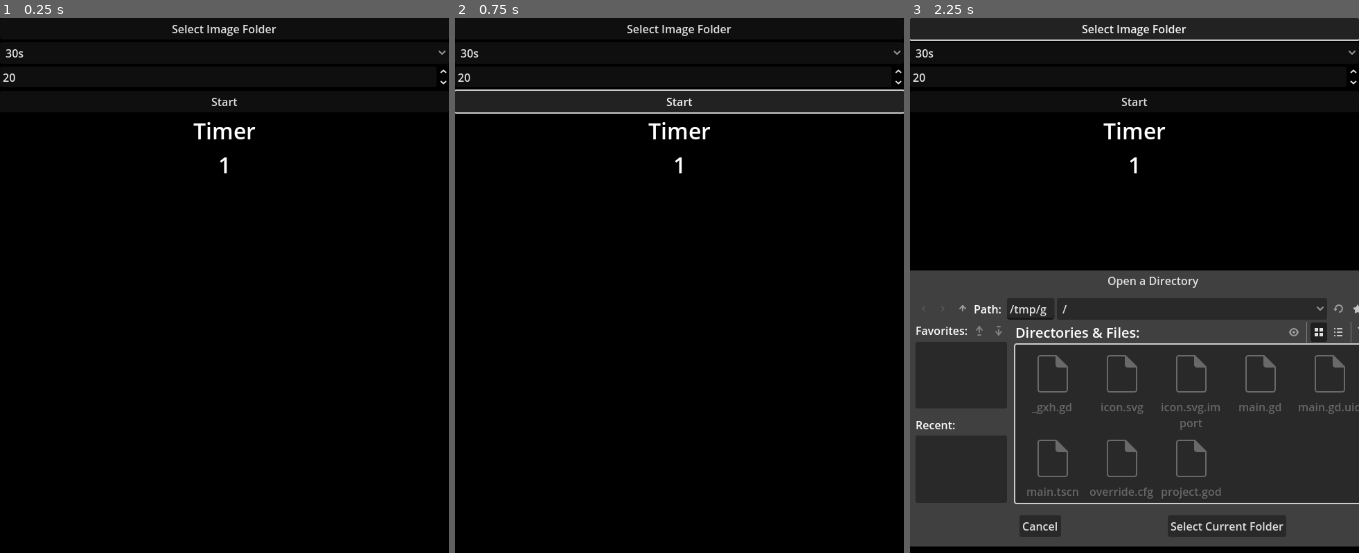
Above: before the commit, frames 1-3 (left to right).
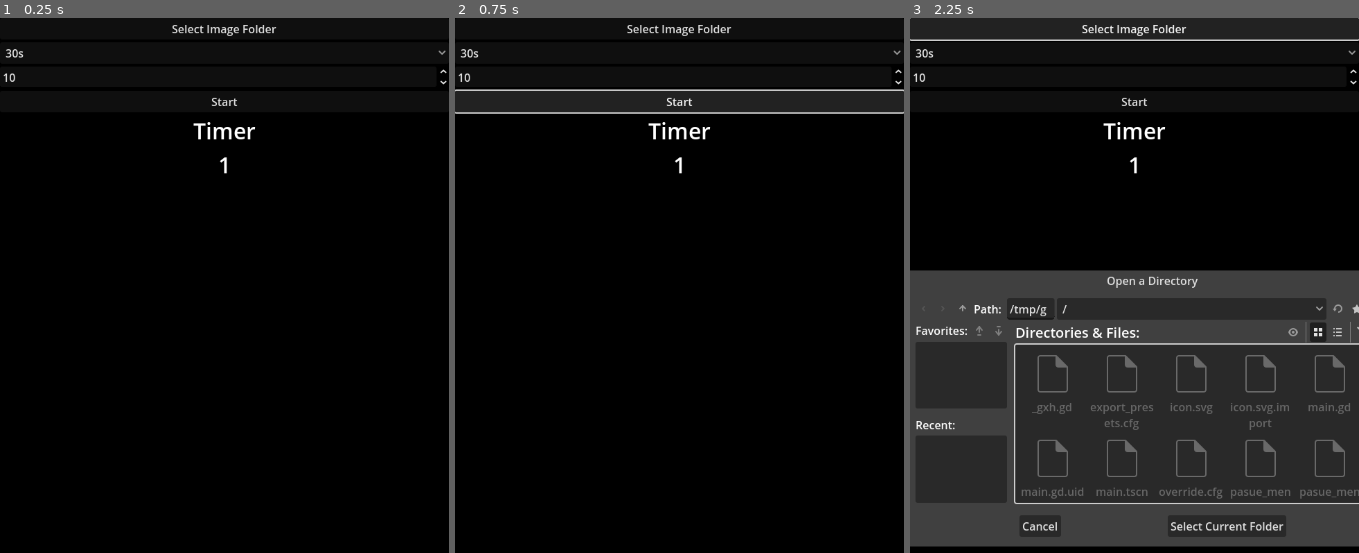
Above: after the commit, the same moments.

Repository: Starkip/Gesture-Drawing-App
Game: Godot game, scene res://main.tscn
Two runs of this game, one before a commit and one after it. Both use one fixed random seed, a clock stepped at 60 frames per second and the inputs below.
Inputs:
- Up to frame 1 (0.25 s): no input
- Up to frame 2 (0.75 s): click "Start" at 0.5 s
- Up to frame 3 (2.25 s): click "Start" at 1.25 s; click "Select Image Folder" at 2 s

The runs differ from the first frame. In frame 1, less than 0.1% of the frame differs, in the area x 0-3%, y 10-12%; in frame 2, less than 0.1%; in frame 3, 1.3%, in the area x 0-100%, y 10-90%.

Commit message:
Timer fix and pause

Diff:
--- a/main.tscn
+++ b/main.tscn
@@ -1,9 +1,12 @@
-[gd_scene load_steps=2 format=3 uid="uid://cqow47bch5ocs"]
+[gd_scene load_steps=3 format=3 uid="uid://cqow47bch5ocs"]
 
 [ext_resource type="Script" uid="uid://c65niyst5g33" path="res://main.gd" id="1_ig7tw"]
+[ext_resource type="PackedScene" uid="uid://bilx6vqwic7ga" path="res://pasue_menu.tscn" id="2_0xm2m"]
 
 [node name="Main" type="Node"]
 script = ExtResource("1_ig7tw")
+
+[node name="PasueMenu" parent="." instance=ExtResource("2_0xm2m")]
 
 [node name="Background" type="ColorRect" parent="."]
 modulate = Color(0, 0, 0, 1)
@@ -45,7 +48,7 @@
 [node name="ImageCount" type="SpinBox" parent="Controls"]
 layout_mode = 2
 min_value = 5.0
-value = 20.0
+value = 10.0
 
 [node name="StartSession" type="Button" parent="Controls"]
 layout_mode = 2
--- /dev/null
+++ b/pasue_menu.gd
@@ -0,0 +1,19 @@
+extends CanvasLayer
+
+
+func _ready() -> void:
+	visible = false
+	get_tree().paused = false
+
+func _input(event: InputEvent) -> void:
+	if Input.is_action_pressed("ui_cancel"):
+		if get_tree().paused:
+			visible = false
+			get_tree().paused = false
+		else:
+			visible = true
+			get_tree().paused = true
+
+func _on_button_pressed() -> void:
+		visible = false
+		get_tree().paused = false
--- /dev/null
+++ b/pasue_menu.tscn
@@ -0,0 +1,34 @@
+[gd_scene load_steps=2 format=3 uid="uid://bilx6vqwic7ga"]
+
+[ext_resource type="Script" uid="uid://pdhfjfu6qio6" path="res://pasue_menu.gd" id="1_66jgh"]
+
+[node name="PasueMenu" type="CanvasLayer"]
+process_mode = 3
+script = ExtResource("1_66jgh")
+
+[node name="ColorRect" type="ColorRect" parent="."]
+anchors_preset = 15
+anchor_right = 1.0
+anchor_bottom = 1.0
+grow_horizontal = 2
+grow_vertical = 2
+color = Color(0.11372549, 0.11372549, 0.11372549, 0.24313726)
+
+[node name="Button" type="Button" parent="."]
+anchors_preset = 8
+anchor_left = 0.5
+anchor_top = 0.5
+anchor_right = 0.5
+anchor_bottom = 0.5
+offset_left = -128.0
+offset_top = -48.0
+offset_right = 128.0
+offset_bottom = 48.0
+grow_horizontal = 2
+grow_vertical = 2
+size_flags_horizontal = 4
+size_flags_vertical = 4
+theme_override_font_sizes/font_size = 64
+text = "Resume"
+
+[connection signal="pressed" from="Button" to="." method="_on_button_pressed"]
--- a/project.godot
+++ b/project.godot
@@ -19,3 +19,7 @@
 
 window/size/viewport_width=648
 window/size/viewport_height=1152
+
+[rendering]
+
+textures/vram_compression/import_etc2_astc=true
Not shown, added: export_presets.cfg
Not shown, added: pasue_menu.gd.uid
